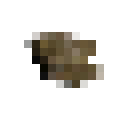
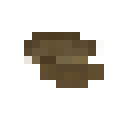
Layers edited between the first and the second (128, 128) image:
painted on "Pasted Layer" over [24, 32, 104, 88]
